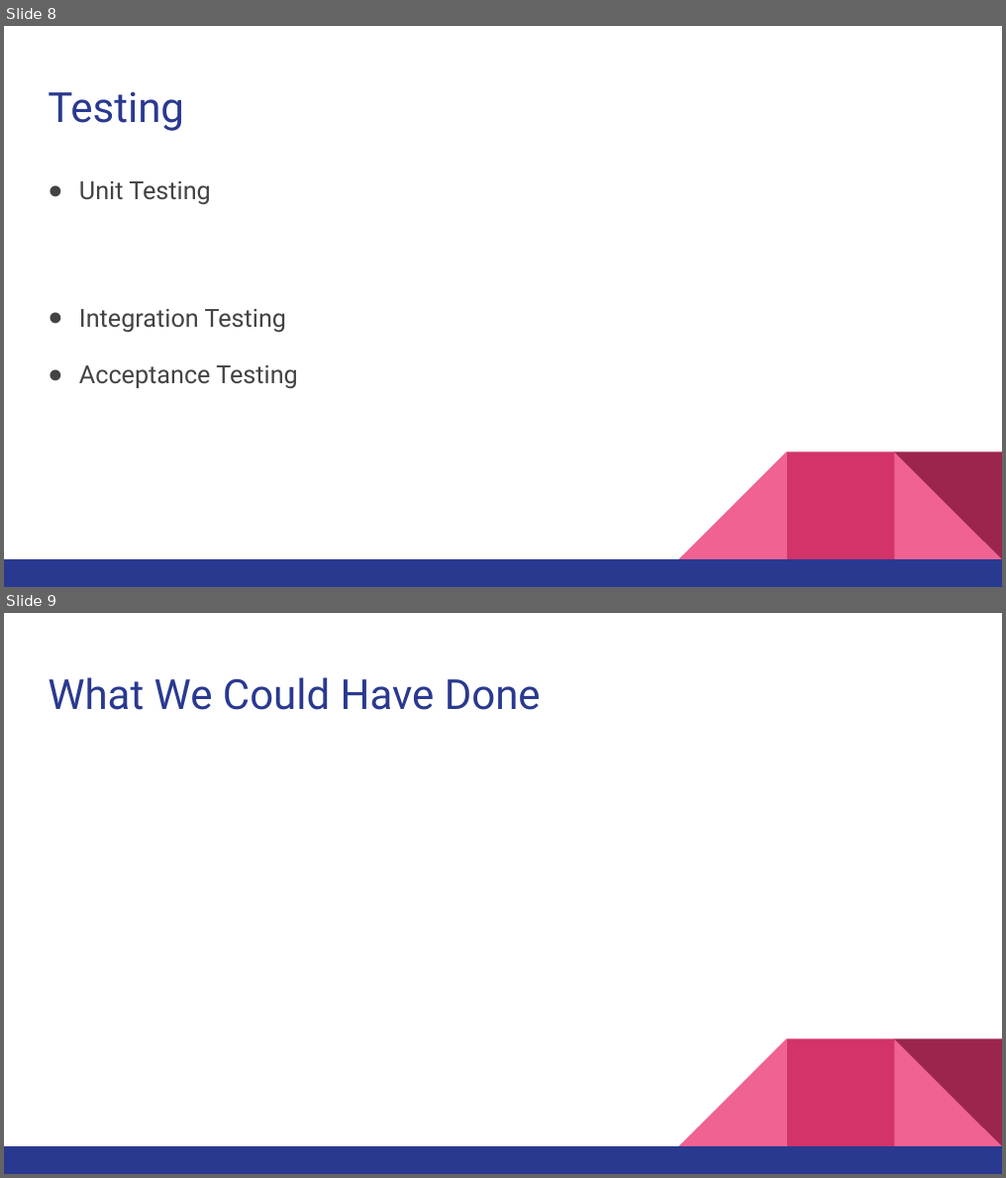
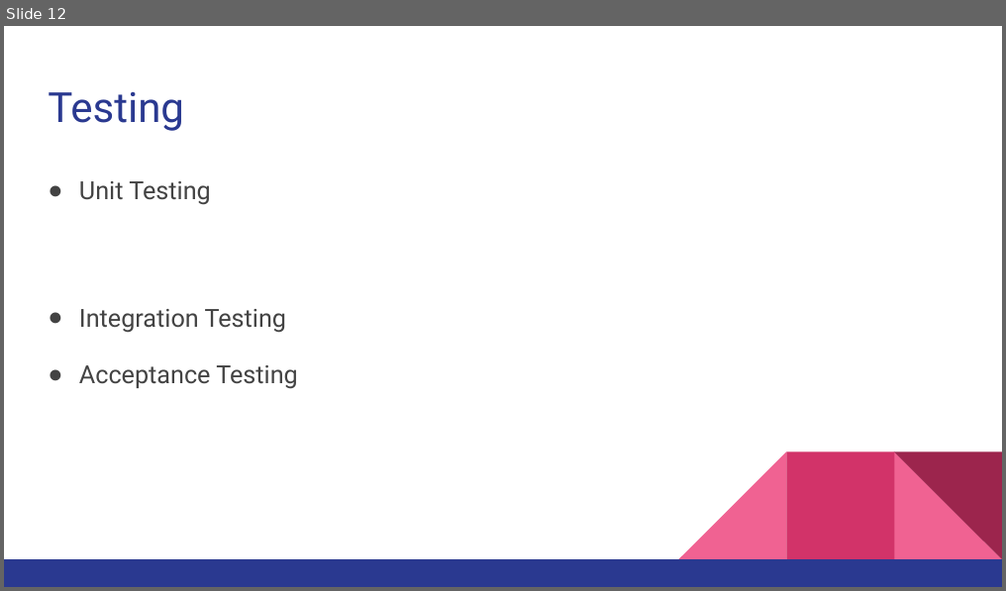
Before and after one commit to Dishoungh/software_engineering_project, a slide deck: Zombie Shooter Game.pptx. Shown one above the other, each under a label of ours: slides 8 and 9 before the commit, slide 12 after it. The pictures are 1006x1178 and 1006x591 pixels, drawn with LibreOffice and Linux fonts; fonts in the diff are those of the drawing. Boxes give left, top, right and bottom in pixels: in the first picture for what was removed or moved away, otherwise in the second. Text is boxed around its words. In the diff, an @@ line names an element or a change of style, - is before the commit and + after.

```diff
--- a/Zombie Shooter Game.pptx
+++ b/Zombie Shooter Game.pptx
@@ slide 9 removed at <box>4,613,1002,1174</box>, background #FFFFFF; not listed: 5 template elements that a slide beside it also shows @@
@@ title removed at <box>48,677,541,710</box> @@
-What We Could Have Done
@@ what was slide 8 is now slide 12 @@
```
Also in this commit, not shown: 4 slides changed, 6 slides added, 2 other slides removed, 1 other file.
